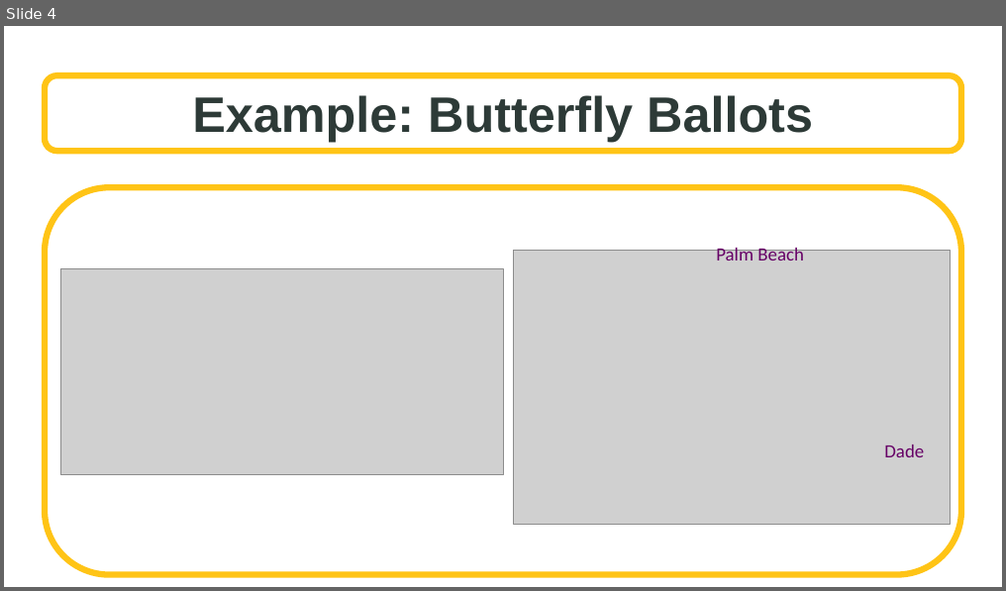
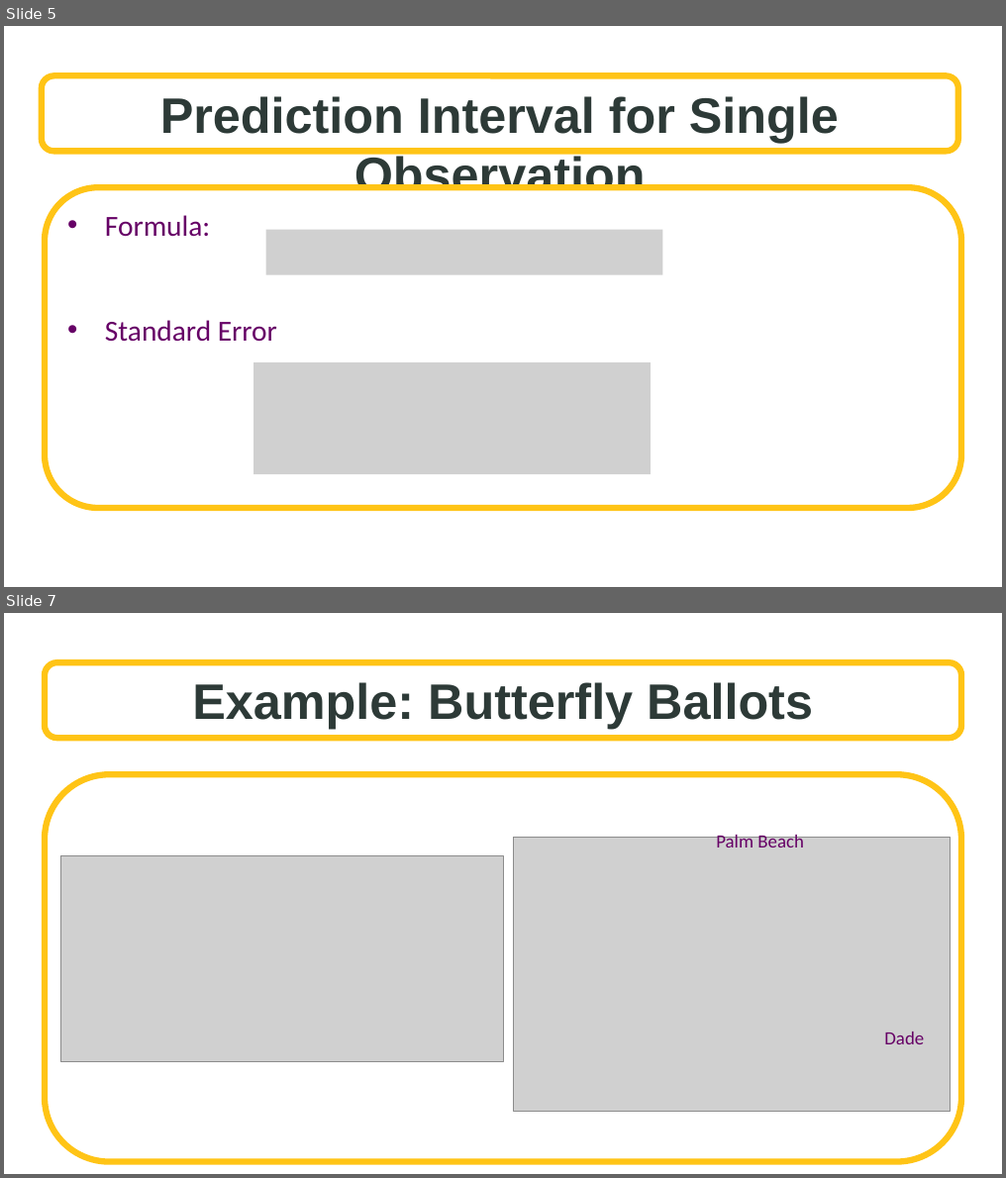
Before and after one commit to SuperMarioGiacomazzo/STOR455_WEBSITE, a slide deck: Lectures/12 - Intervals for Prediction.pptx. Shown one above the other, each under a label of ours: slide 4 before the commit, slides 5 and 7 after it; the slides between them are not shown. The pictures are 1006x591 and 1006x1178 pixels, drawn with LibreOffice and Linux fonts; fonts in the diff are those of the drawing; grey boxes stand for pictures; background and template pictures are left out. Boxes give left, top, right and bottom in pixels: in the first picture for what was removed or moved away, otherwise in the second. Text is boxed around its words. In the diff, an @@ line names an element or a change of style, - is before the commit and + after.

```diff
--- a/Lectures/12 - Intervals for Prediction.pptx
+++ b/Lectures/12 - Intervals for Prediction.pptx
@@ slide 5 added at (x1=4, y1=26, x2=1002, y2=587), background picture (left out) @@
@@ rounded rectangle added at (x1=42, y1=76, x2=958, y2=152), fill #FFFFFF at 70% opacity, outline #FFC416 6 pt, 48 pt, text #2D3A37, bold @@
+Prediction Interval for Single Observation
@@ rounded rectangle added at (x1=45, y1=187, x2=961, y2=508), fill #FFFFFF, outline #FFC416 6 pt, 28 pt, text #660066 @@
+• Formula:
+• Standard Error
@@ picture added at (x1=266, y1=230, x2=662, y2=275) @@
@@ picture added at (x1=253, y1=363, x2=650, y2=474) @@
@@ what was slide 4 is now slide 7 @@
```
Also in this commit, not shown: 2 slides changed, 3 other slides added, 1 slide removed, 8 other files.
